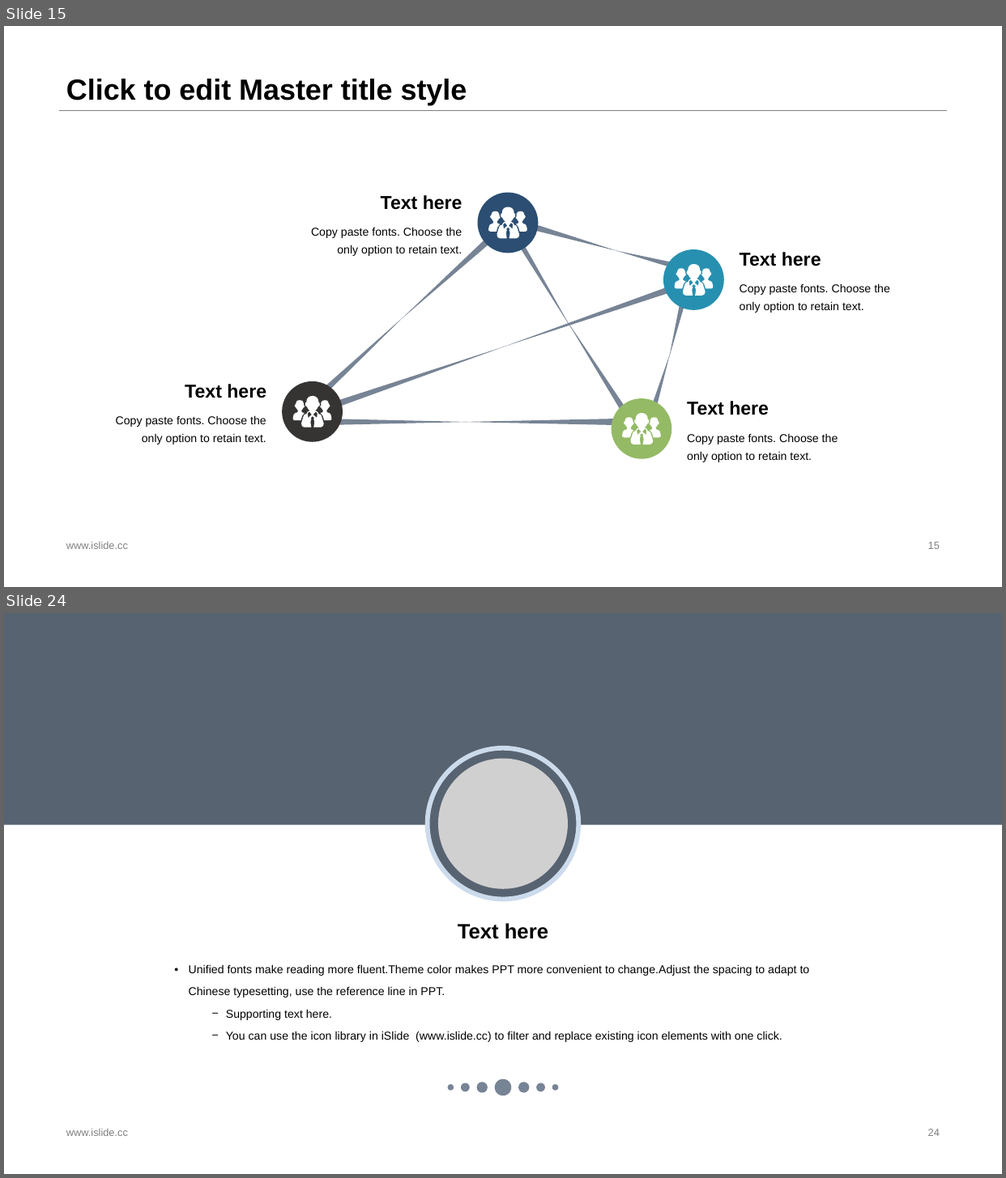
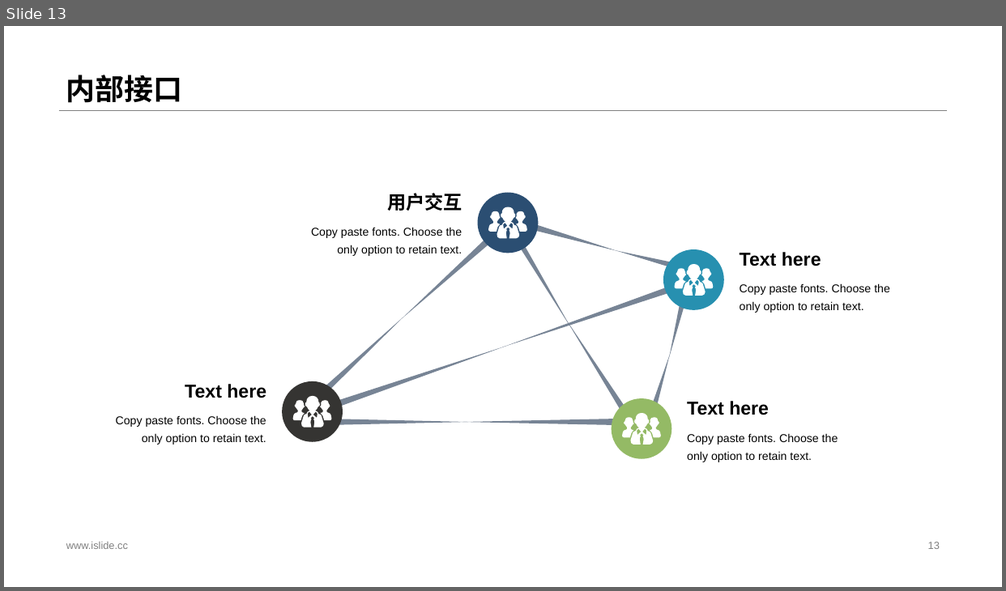
Before and after one commit to sebuaa2019/Team108, a slide deck: Team108-代码分析评审v0.1.pptx. Shown one above the other, each under a label of ours: slides 15 and 24 before the commit, slide 13 after it; the slides between them are not shown. The pictures are 1006x1178 and 1006x591 pixels, drawn with LibreOffice and Linux fonts; fonts in the diff are those of the drawing; grey boxes stand for pictures. Boxes give left, top, right and bottom in pixels: in the first picture for what was removed or moved away, otherwise in the second. Text is boxed around its words. In the diff, an @@ line names an element or a change of style, - is before the commit and + after.

```diff
--- a/Team108-代码分析评审v0.1.pptx
+++ b/Team108-代码分析评审v0.1.pptx
@@ slide 24 removed at [4, 613, 1002, 1174], background #FFFFFF @@
@@ group removed at [4, 613, 1002, 1096]: 8 ellipses, 2 texts, 1 rectangle, 1 picture @@
-• Unified fonts make reading more fluent.Theme color makes PPT more convenient to change.Adjust the spacing to adapt to Chinese typesetting, use the reference line in PPT.
-  − Supporting text here.
-  − You can use the icon library in iSlide (www.islide.cc) to filter and replace existing icon elements with one click.
-Text here
@@ text removed at [66, 1129, 128, 1136] @@
-www.islide.cc
@@ page number removed at [928, 1129, 940, 1136] @@
-24
@@ what was slide 15 is now slide 13 @@
@@ slide 13 changed as well @@
@@ title at [66, 75, 183, 103]: text changed @@
-Click to edit Master title style
+内部接口
@@ text at [387, 193, 462, 211]: text changed @@
-Text here
+用户交互
@@ page number at [928, 542, 940, 549]: text changed @@
-15
+13
```
Also in this commit, not shown: 2 other slides changed, 5 slides added, 17 other slides removed, 1 other file.
